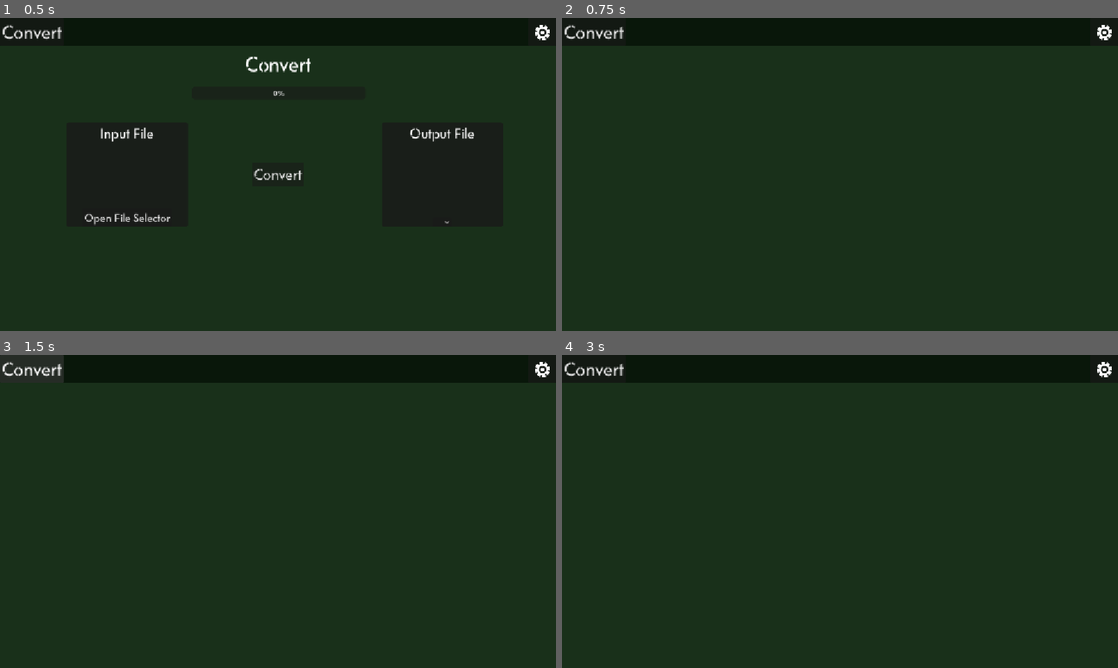
Above: before the commit, frames 1-4 (two rows, left to right).
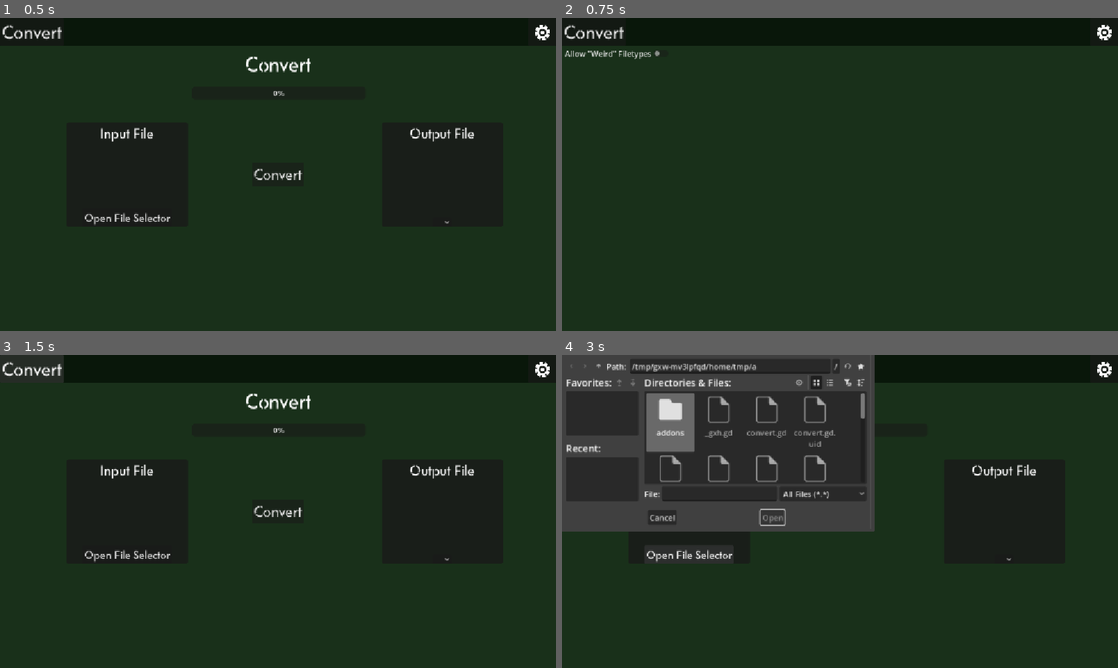
Above: after the commit, the same moments.

Repository: Typ0Codes/ff-mpeg-frontend
Game: Godot game, scene res://Convert.tscn
Same seed, same stepped clock (60 frames per second), same inputs: the game is played once before the commit and once after it.
Inputs (mouse positions are in pixels of both pictures, inside the frame that each line leads up to):
- Up to frame 1 (0.5 s): no input
- Up to frame 2 (0.75 s): click (1101, 30) at 0.5 s
- Up to frame 3 (1.5 s): click (11, 361) at 1.27 s
- Up to frame 4 (3 s): click "Convert" at 2 s; click (689, 555) at 2.75 s, where only the run after the commit has a clickable "Open File Selector"

Frame 1 is identical in both runs. In frame 2, 0.2% of the frame differs, in the area x 0-18%, y 10-14%; in frame 3, 0.9%; in frame 4, 18%, in the area x 0-86%, y 0-67%.

Commit message:
commit from last time i worked on this idk what it is

Diff:
--- a/Convert.tscn
+++ b/Convert.tscn
@@ -64,8 +64,9 @@
 grow_horizontal = 2
 grow_vertical = 2
 script = ExtResource("1_gih14")
-audio_extensions = PackedStringArray("mp3", "wav", "ogg", "aac", "m4a", "mp4", "flac", "oga", "opus", "ac3", "eac3", "wma", "aiff", "aif", "amr", "flv", "mkv", "mka")
-video_extensions = PackedStringArray("mp4", "mkv", "avi", "mov", "flv", "webm", "wmv", "ogv", "m4v", "3gp", "m2ts", "ts", "vob", "f4v", "mxf", "rmvb")
+audio_extensions = PackedStringArray("mp3", "wav", "ogg", "m4a", "flac")
+video_extensions = PackedStringArray("mp4", "mkv", "mov", "webm", "ogv")
+audio_extensions_weird = PackedStringArray("")
 
 [node name="BG Color" type="Panel" parent="." unique_id=1914869696]
 layout_mode = 1
--- a/Settings.tscn
+++ b/Settings.tscn
@@ -1,6 +1,7 @@
 [gd_scene format=3 uid="uid://dn210s3liqirg"]
 
 [ext_resource type="Texture2D" uid="uid://cy5mpnlxfljb0" path="res://gear.png" id="1_2fv1l"]
+[ext_resource type="Script" uid="uid://bw31a82tqa7r2" path="res://settings.gd" id="1_mx4kw"]
 [ext_resource type="Theme" uid="uid://dk5gur85t661f" path="res://Defaults.tres" id="2_mx4kw"]
 
 [sub_resource type="StyleBoxFlat" id="StyleBoxFlat_37a8j"]
@@ -26,11 +27,7 @@
 anchor_bottom = 1.0
 grow_horizontal = 2
 grow_vertical = 2
-
-[node name="CheckButton" type="CheckButton" parent="." unique_id=1031398980]
-layout_mode = 0
-offset_right = 44.0
-offset_bottom = 24.0
+script = ExtResource("1_mx4kw")
 
 [node name="BG Color" type="Panel" parent="." unique_id=718647599]
 layout_mode = 1
@@ -62,3 +59,19 @@
 theme = ExtResource("2_mx4kw")
 theme_override_font_sizes/font_size = 40
 text = "Convert"
+
+[node name="ScrollContainer" type="ScrollContainer" parent="." unique_id=361766174]
+layout_mode = 0
+offset_top = 58.0
+offset_right = 1154.0
+offset_bottom = 646.0
+
+[node name="VBoxContainer" type="VBoxContainer" parent="ScrollContainer" unique_id=1153334547]
+layout_mode = 2
+
+[node name="WeirdFiles" type="CheckButton" parent="ScrollContainer/VBoxContainer" unique_id=1031398980]
+layout_mode = 2
+text = "Allow \"Weird\" Filetypes"
+
+[connection signal="pressed" from="ControlBar/Convert" to="." method="_on_convert_pressed"]
+[connection signal="toggled" from="ScrollContainer/VBoxContainer/WeirdFiles" to="." method="_on_weird_files_toggled"]
--- a/convert.gd
+++ b/convert.gd
@@ -17,6 +17,8 @@
 #extension types
 @export var audio_extensions: PackedStringArray
 @export var video_extensions: PackedStringArray
+@export var audio_extensions_weird: PackedStringArray
+@export var video_extensions_weird: PackedStringArray
 
 
 func _ready() -> void:
--- /dev/null
+++ b/globals.gd
@@ -0,0 +1,26 @@
+extends Node
+
+const SETTINGS_PATH := "user://settings.cfg"
+
+var weirdassfiletypes := false
+
+
+func _ready() -> void:
+	load_settings()
+
+
+func load_settings() -> void:
+	var config := ConfigFile.new()
+	var err := config.load(SETTINGS_PATH)
+	if err != OK:
+		# first run (no file yet) or unreadable file: keep defaults
+		return
+	weirdassfiletypes = config.get_value("general", "weirdassfiletypes", false)
+
+
+func save_settings() -> void:
+	var config := ConfigFile.new()
+	config.set_value("general", "weirdassfiletypes", weirdassfiletypes)
+	var err := config.save(SETTINGS_PATH)
+	if err != OK:
+		push_error("Failed to save settings, error code: %d" % err)
--- a/project.godot
+++ b/project.godot
@@ -15,6 +15,10 @@
 config/features=PackedStringArray("4.7", "Forward Plus")
 config/icon="res://icon.svg"
 
+[autoload]
+
+Globals="*uid://dbk75is8d2c72"
+
 [display]
 
 window/stretch/mode="canvas_items"
--- /dev/null
+++ b/settings.gd
@@ -0,0 +1,24 @@
+extends Control
+
+
+
+
+# Called when the node enters the scene tree for the first time.
+func _ready() -> void:
+	$ScrollContainer/VBoxContainer/WeirdFiles.set_pressed_no_signal(Globals.weirdassfiletypes)
+
+
+# Called every frame. 'delta' is the elapsed time since the previous frame.
+func _process(delta: float) -> void:
+	pass
+
+func _exit_tree() -> void:
+	Globals.save_settings()
+
+
+func _on_weird_files_toggled(toggled_on: bool) -> void:
+	Globals.weirdassfiletypes = toggled_on
+
+
+func _on_convert_pressed() -> void:
+	get_tree().change_scene_to_file("res://Convert.tscn")
Not shown, added: globals.gd.uid
Not shown, added: settings.gd.uid
